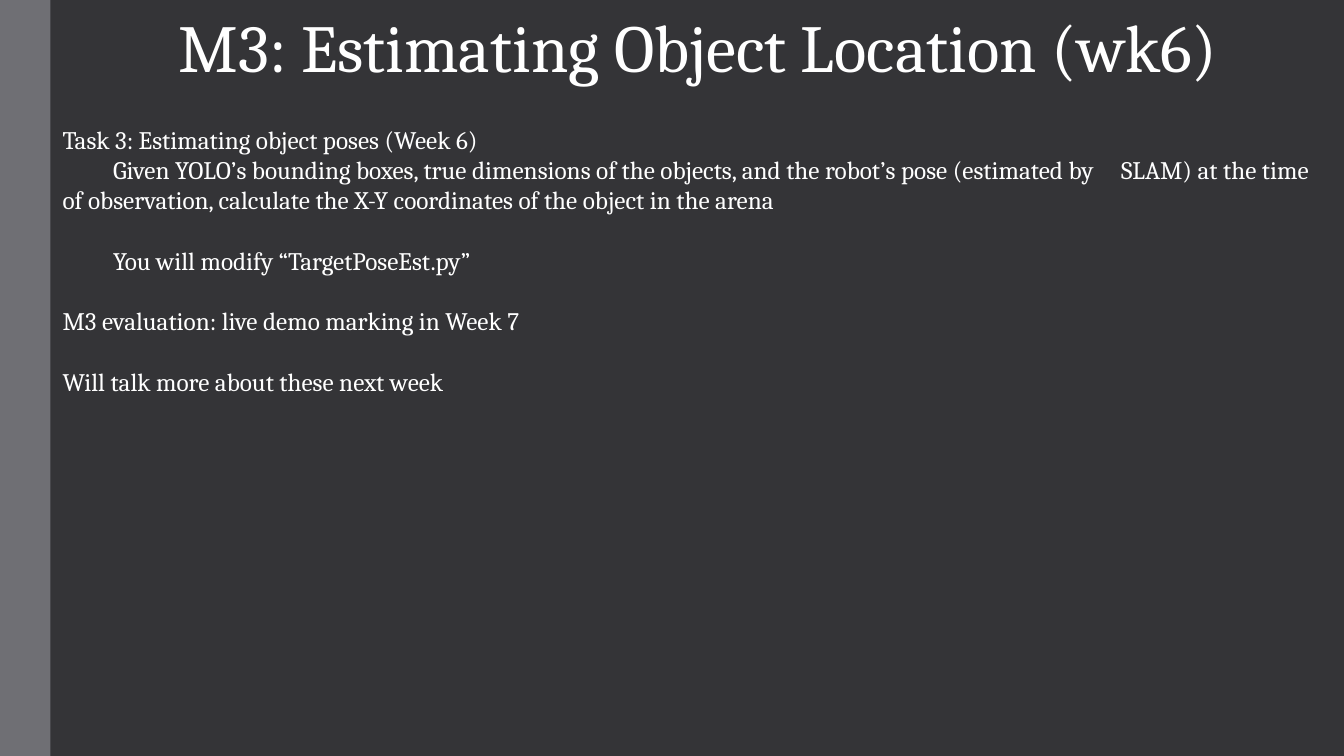
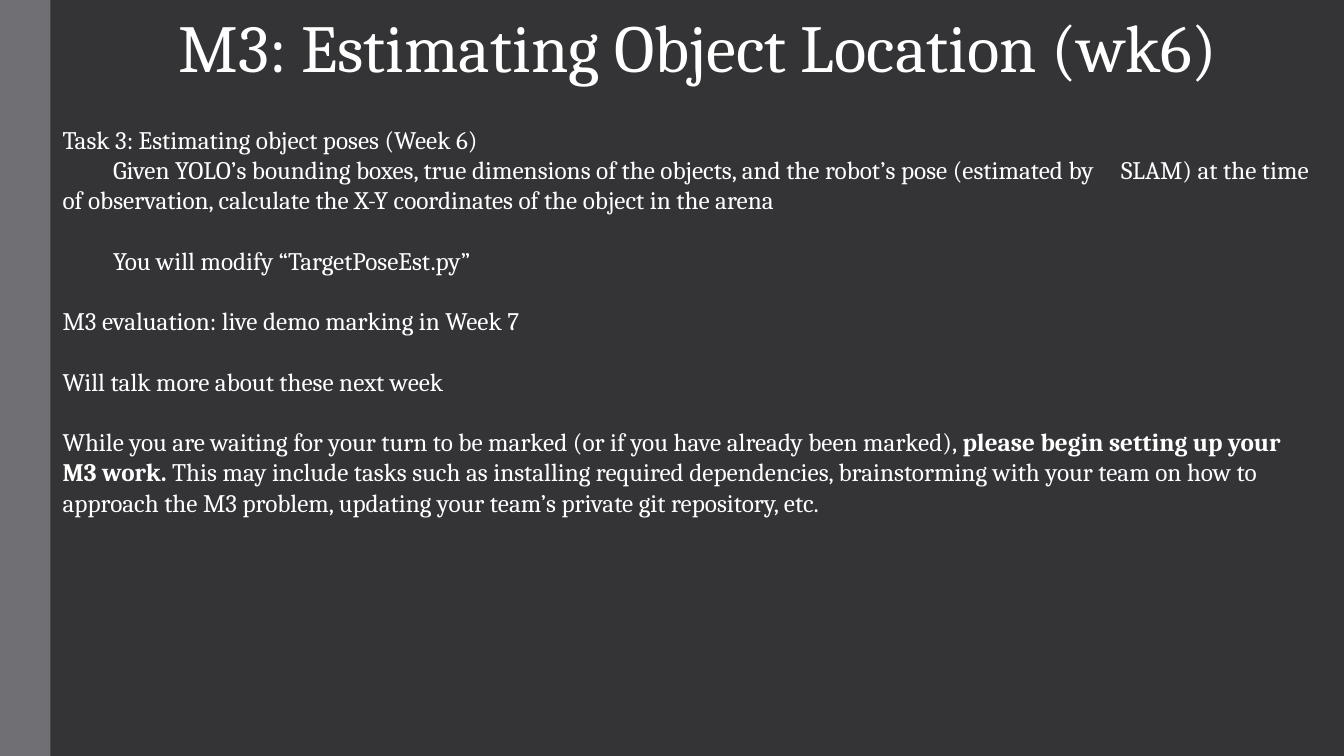
Before and after one commit to AaronMonash/ECE4078_Lab_2024, a slide deck: slide 11 of Week05-06/M3_slides/Lab3_1.pptx. Drawn at 1344x756 pixels with LibreOffice and Linux fonts; fonts in the diff are those of the drawing. Boxes give left, top, right and bottom in pixels: in the first picture for what was removed or moved away, otherwise in the second. Text is boxed around its words. In the diff, an @@ line names an element or a change of style, - is before the commit and + after.

```diff
--- a/Week05-06/M3_slides/Lab3_1.pptx
+++ b/Week05-06/M3_slides/Lab3_1.pptx
@@ text at (63,433,1281,518): paragraph added @@
+While you are waiting for your turn to be marked (or if you have already been marked), please begin setting up your M3 work. This may include tasks such as installing required dependencies, brainstorming with your team on how to approach the M3 problem, updating your team’s private git repository, etc.
```
Also in this commit, not shown: 1 other slide changed, 1 slide added.
